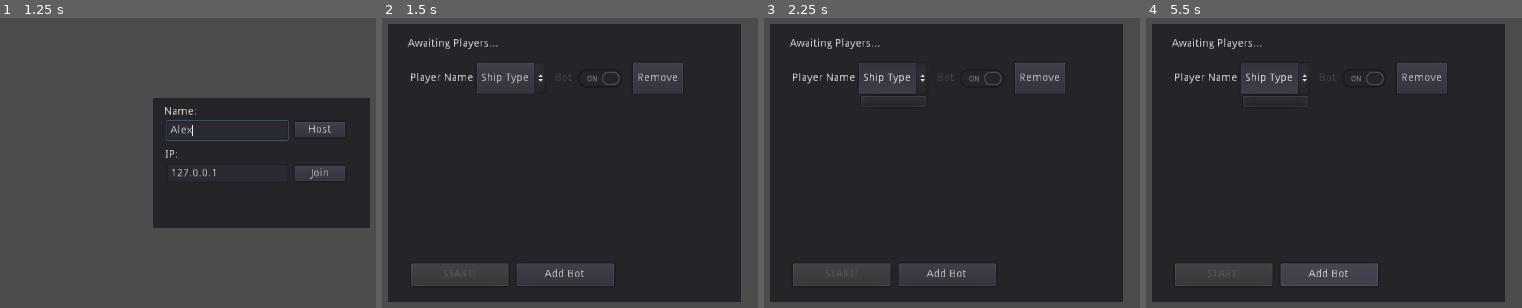
Above: before the commit, frames 1-4 (left to right).
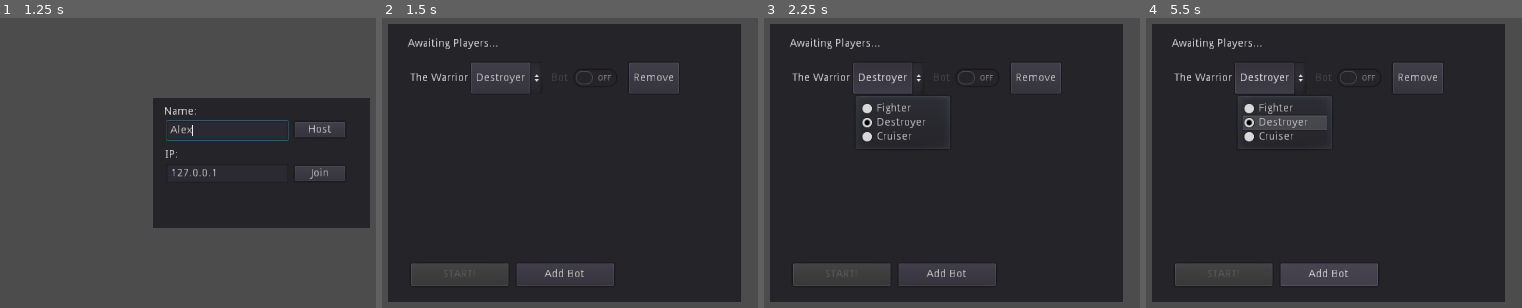
Above: after the commit, the same moments.

Repository: EamonnMR/orbital_fortress
Game: Godot game, scene res://lobby.tscn
Same seed, same stepped clock (60 frames per second), same inputs: the game is played once before the commit and once after it.
Inputs (mouse positions are in pixels of both pictures, inside the frame that each line leads up to):
- Up to frame 1 (1.25 s): click (225, 131) at 0.52 s; type "Alex" at 0.6 s
- Up to frame 2 (1.5 s): click "Host" at 1.25 s
- Up to frame 3 (2.25 s): click (895, 78) at 2 s, where only the run before the commit has a clickable "Ship Type"
- Up to frame 4 (5.5 s): click (1270, 78) at 2.75 s, where only the run after the commit has a clickable "Destroyer"; click "Remove" at 3.5 s; click "Add Bot" at 4.25 s; tap Enter at 5 s; hold Up (move_up) from 5.03 s (still down); tap Space at 5.27 s

Frame 1 is identical in both runs. In frame 2, 1.1% of the frame differs, in the area x 7-81%, y 15-26%; in frame 3, 1.8%; in frame 4, 2.6%, in the area x 7-81%, y 15-43%.
Error before the commit: Assertion failed. (res://gamestate.gd:149)
Error after the commit: Invalid operands 'String' and 'int' in operator '+'. (res://lobby.gd:103)

Commit message:
The trick to making the lobby player dropdown work:
It was only populating the dropdown in  which is called after the
node is inserted into a scene. So it needs to be inserted into the scene
before you call set_attributes on it. I so wish nodes had proper constructors.

Diff:
--- a/LobbyPlayer.gd
+++ b/LobbyPlayer.gd
@@ -1,21 +1,38 @@
 extends HBoxContainer
 
-var player = null
+signal list_item_changed(player_id, key, new_value)
+signal remove_player(player_id)
 
-# Declare member variables here. Examples:
-# var a = 2
-# var b = "text"
+var player_id = null
+
+func _ready():
+	print("Ship Choice Ready")
+	$ship_choice.add_item("Fighter")
+	$ship_choice.add_item("Destroyer")
+	$ship_choice.add_item("Cruiser")
+
+func set_attributes(attributes, is_bot):
+	print(self)
+	print($ship_choice)
+	print("Setting attr")
+	print("Get Item count: ", $ship_choice.get_item_count ( ) )
+	print("Get selected id: ", $ship_choice.get_selected_id())
+	print("Set Attributes")
+	player_id = attributes["id"]
+	$is_bot.pressed = is_bot
+	$name.text = attributes["name"]
+	$ship_choice.select(attributes["ship_choice"])
+	print($ship_choice.selected)
+
+func _on_ship_choice_item_selected(id):
+	print(self)
+	print($ship_choice)
+	print("Emitting list item changed")
+	print("Id selected in signal: ", id)
+	print("selected id: ", $ship_choice.get_selected_id())
+	print("Get Item count in callback: ", $ship_choice.get_item_count ( ) )
+	# emit_signal("list_item_changed", player_id, "ship_choice", id)
 
 
-# Called when the node enters the scene tree for the first time.
-func _ready():
-	pass # Replace with function body.
-
-
-# Called every frame. 'delta' is the elapsed time since the previous frame.
-#func _process(delta):
-#	pass
-
-func set_player(new_player):
-	player = new_player
-	# $HBoxContainer/Label.text = new_player
+func _on_remove_pressed():
+	emit_signal("remove_player", player_id)
--- a/LobbyPlayer.tscn
+++ b/LobbyPlayer.tscn
@@ -10,19 +10,19 @@
 "_edit_use_anchors_": false
 }
 
-[node name="Label" type="Label" parent="."]
+[node name="name" type="Label" parent="."]
 margin_top = 13.0
 margin_right = 81.0
 margin_bottom = 27.0
 text = "Player Name"
 
-[node name="OptionButton" type="OptionButton" parent="."]
+[node name="ship_choice" type="OptionButton" parent="."]
 margin_left = 85.0
 margin_right = 175.0
 margin_bottom = 40.0
 text = "Ship Type"
 
-[node name="CheckButton" type="CheckButton" parent="."]
+[node name="is_bot" type="CheckButton" parent="."]
 margin_left = 179.0
 margin_right = 281.0
 margin_bottom = 40.0
@@ -30,10 +30,10 @@
 pressed = true
 text = "Bot"
 
-[node name="Button2" type="Button" parent="."]
+[node name="remove" type="Button" parent="."]
 margin_left = 285.0
 margin_right = 349.0
 margin_bottom = 40.0
 text = "Remove"
-
-[node name="LobbyPlayer" type="Node2D" parent="."]
+[connection signal="item_selected" from="ship_choice" to="." method="_on_ship_choice_item_selected"]
+[connection signal="pressed" from="remove" to="." method="_on_remove_pressed"]
--- a/gamestate.gd
+++ b/gamestate.gd
@@ -6,11 +6,17 @@
 # Max number of players.
 const MAX_PEERS = 12
 
-# Name for my player.
 var player_name = "The Warrior"
 
-# Names for remote players in id:name format.
-var players = {}
+# Names for remote players in id:{name, id, ship_choice} format
+var players = {
+	-1: {
+		"name": player_name,
+		"ship_choice": 1,
+		"id": -1
+	}
+}
+var bots = {}  # TODO: Add bots
 var players_ready = []
 
 # Signals to let lobby GUI know what's going on.
@@ -30,7 +36,7 @@
 func _player_disconnected(id):
 	if has_node("/root/World"): # Game is in progress.
 		if get_tree().is_network_server():
-			emit_signal("game_error", "Player " + players[id] + " disconnected")
+			emit_signal("game_error", "Player " + players[id]["name"] + " disconnected")
 			end_game()
 	else: # Game is not in progress.
 		# Unregister this player.
@@ -59,8 +65,7 @@
 
 remote func register_player(new_player_name):
 	var id = get_tree().get_rpc_sender_id()
-	print(id)
-	players[id] = new_player_name
+	players[id] = {"name": new_player_name, "ship_choice": 1, "id": id}
 	emit_signal("player_list_changed")
 
 
@@ -68,6 +73,10 @@
 	players.erase(id)
 	emit_signal("player_list_changed")
 
+func modify_player_attribute(player_id, attr, new_value):
+	# print("Is own player? " + player_id == get_tree().get_rpc_sender_id())
+	players[player_id][attr] = new_value
+	emit_signal("player_list_changed")
 
 remote func pre_start_game(spawn_points):
 	# Change scene.
@@ -76,10 +85,13 @@
 
 	get_tree().get_root().get_node("Lobby").hide()
 
+	# TODO: Load a list of these
 	var player_scene = load("res://player.tscn")
 
 	for p_id in spawn_points:
 		var spawn_pos = world.get_node("SpawnPoints/" + str(spawn_points[p_id])).position
+
+		# TODO: Instance differently based on players[p_id]["ship_choice"]
 		var player = player_scene.instance()
 
 		player.set_name(str(p_id)) # Use unique ID as node name.
@@ -91,14 +103,15 @@
 			player.set_player_name(player_name)
 		else:
 			# Otherwise set name from peer.
-			player.set_player_name(players[p_id])
+			player.set_player_name(players[p_id]["name"])
 
 		world.get_node("Players").add_child(player)
 
 	# Set up score.
-	world.get_node("Score").add_player(get_tree().get_network_unique_id(), player_name)
+	# TODO: Make the score node follow the camera / static
+
 	for pn in players:
-		world.get_node("Score").add_player(pn, players[pn])
+		world.get_node("Score").add_player(pn, players[pn]["name"])
 
 	if not get_tree().is_network_server():
 		# Tell server we are ready to start.
@@ -138,7 +151,10 @@
 
 
 func get_player_list():
-	return players.values()
+	var names = []
+	for value in players.values():
+		names.append(value["name"])
+	return names
 
 
 func get_player_name():
--- a/lobby.gd
+++ b/lobby.gd
@@ -1,4 +1,13 @@
 extends Control
+
+# TODO: add a signal to the lobby player
+# That gets transmitted when they edit
+# an attribute. Connect it to a sync or
+# remote function on the gamestate which
+# checks to make sure it's from the right
+# peer ID, and if so, updates the players
+# list and (either way) updates the on-screen
+# list.
 
 func _ready():
 	# Called every time the node is added to the scene.
@@ -25,7 +34,6 @@
 
 	var player_name = $Connect/Name.text
 	gamestate.host_game(player_name)
-	print("Started")
 	refresh_lobby()
 
 
@@ -75,11 +83,10 @@
 
 func refresh_lobby():
 	print("Refresh lobby")
-	var players = gamestate.get_player_list()
-	players.sort()
+	var players = gamestate.players
 	_clear_list()
-	_add_lobby_player(gamestate.get_player_name() + " (You)")
-	for p in players:
+	print(players)
+	for p in players.values():
 		_add_lobby_player(p)
 
 	$Players/Start.disabled = not get_tree().is_network_server()
@@ -88,14 +95,27 @@
 func _on_start_pressed():
 	gamestate.begin_game()
 
+func _on_add_bot_pressed():
+	pass
+	# TODO: gamestate.add_bot()
+
+func _on_kick_player(player_id):
+	print("TODO: Remove player: " + player_id)
+	# TODO: gamestate.remove_player(id)
+
+func _on_update_player_config_in_lobby(player_id, attr, value):
+	gamestate.modify_player_attribute(player_id, attr, value)
+
 func _clear_list():
 	for n in $Players/List.get_children():
 		$Players/List.remove_child(n)
 		n.queue_free()
 
 func _add_lobby_player(player):
-	print("Add Lobby Player: " + player)
+	print("Add Lobby Player: " + player["name"])
 	var lobby_player = preload("res://LobbyPlayer.tscn").instance()
-
-	lobby_player.set_player(player)
 	$Players/List.add_child(lobby_player)
+	lobby_player.set_attributes(player, false)
+	print("Connecting list item changed to _on_update_player_config_in_lobby")
+	lobby_player.connect("list_item_changed", self, "_on_update_player_config_in_lobby")
+	lobby_player.connect("remove_player", self, "_on_kick_player")
--- a/project.godot
+++ b/project.godot
@@ -18,7 +18,7 @@
 config/name="Multiplayer"
 config/description="Multiplayer"
 run/main_scene="res://lobby.tscn"
-config/icon="res://icon.png"
+config/icon="res://asteroid_33x33.png"
 
 [autoload]
 
Binary file removed: icon.png
Not shown, removed: icon.png.import
